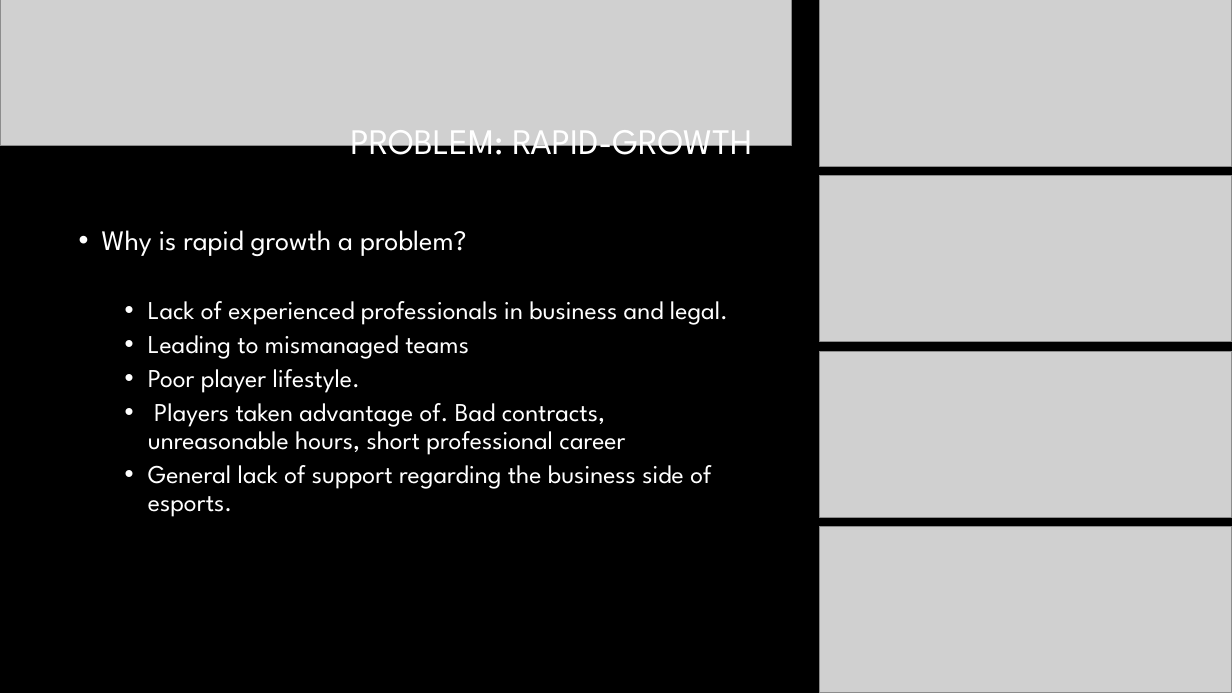
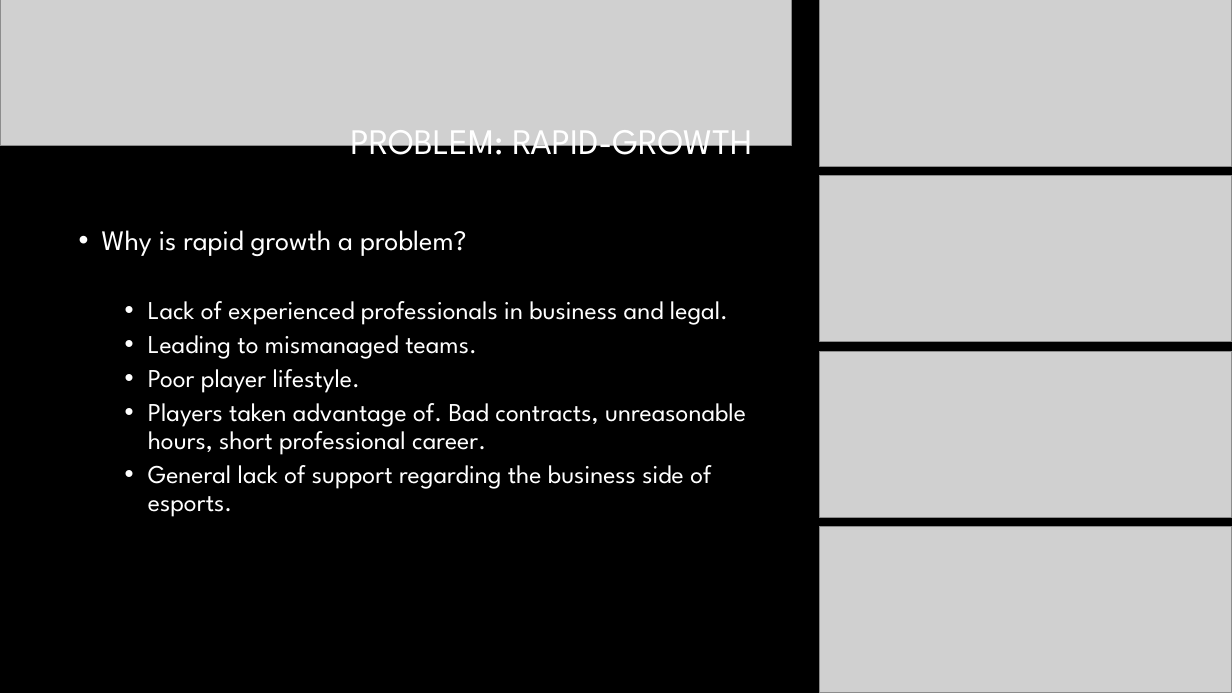
Before and after one commit to vinceleg/lab04_repo, a slide deck: slide 3 of dtc_team16_pitch_presentation.pptx. Drawn at 1232x693 pixels with LibreOffice and Linux fonts; fonts in the diff are those of the drawing; grey boxes stand for pictures; background and template pictures are left out. Boxes give left, top, right and bottom in pixels: in the first picture for what was removed or moved away, otherwise in the second. Text is boxed around its words. In the diff, an @@ line names an element or a change of style, - is before the commit and + after.

```diff
--- a/dtc_team16_pitch_presentation.pptx
+++ b/dtc_team16_pitch_presentation.pptx
@@ text at (x1=148, y1=335, x2=477, y2=359): text changed @@
-  • Leading to mismanaged teams
+  • Leading to mismanaged teams.
@@ text at (x1=148, y1=403, x2=746, y2=455): text changed @@
-  • Players taken advantage of. Bad contracts, unreasonable hours, short professional career
+  • Players taken advantage of. Bad contracts, unreasonable hours, short professional career.
```
Also in this commit, not shown: 5 other slides changed, 1 slide added.
